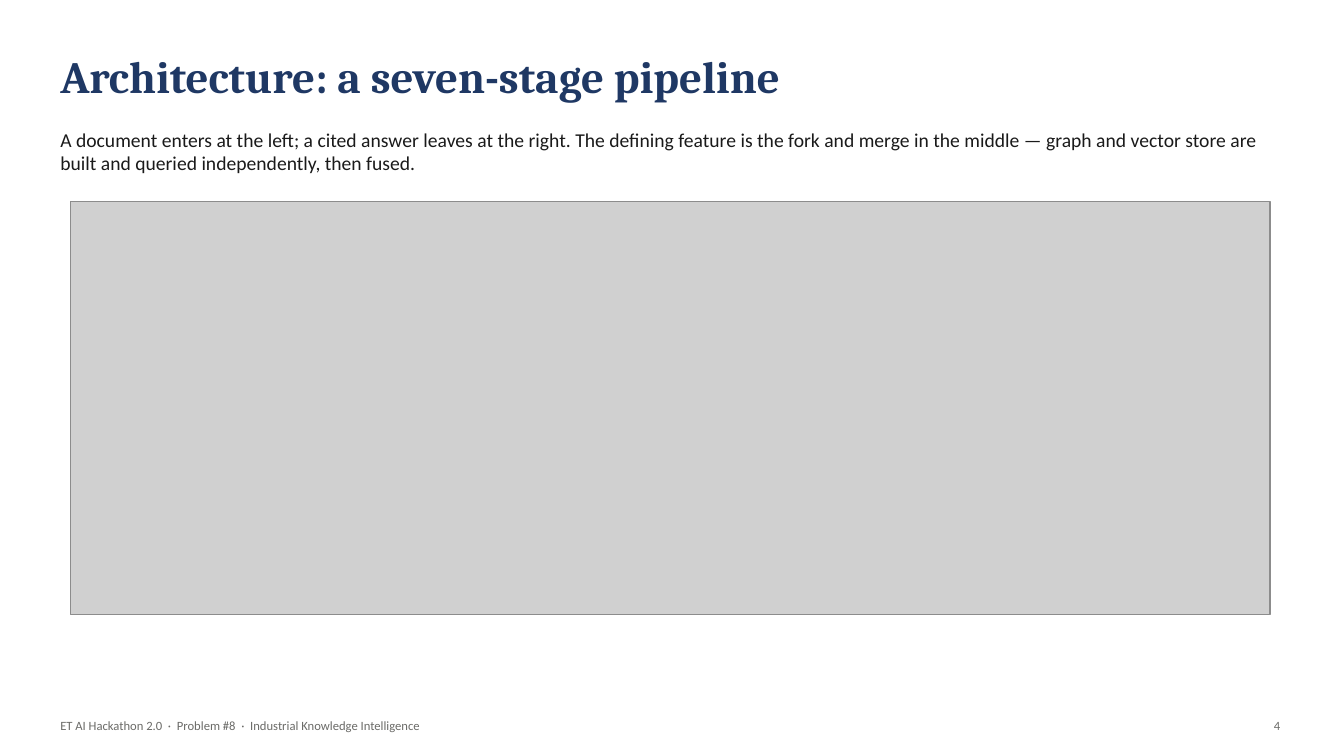
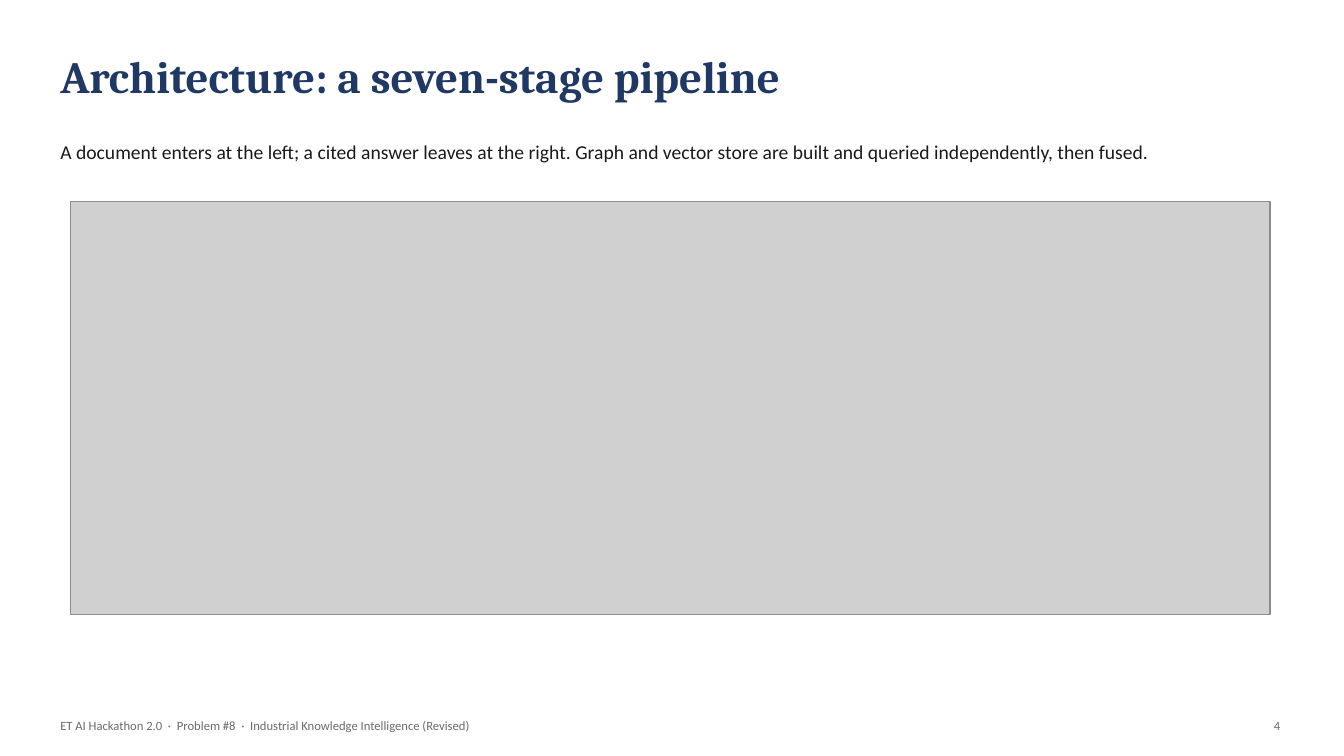
Before and after one commit to JOTHEESS/ET_HACKATHLAON-, a slide deck: slide 4 of Industrial_Knowledge_Intelligence_Deck.pptx. Drawn at 1344x756 pixels with LibreOffice and Linux fonts; fonts in the diff are those of the drawing; grey boxes stand for pictures. Boxes give left, top, right and bottom in pixels: in the first picture for what was removed or moved away, otherwise in the second. Text is boxed around its words. In the diff, an @@ line names an element or a change of style, - is before the commit and + after.

Commit message:
Update detailed document and deck with verified hardening-pass metrics (Q01 1.00, overall 0.83/0.81 @12, 0.70/0.76 @5)

```diff
--- a/Industrial_Knowledge_Intelligence_Deck.pptx
+++ b/Industrial_Knowledge_Intelligence_Deck.pptx
@@ text at bbox=[60, 145, 1148, 163]: text changed @@
-A document enters at the left; a cited answer leaves at the right. The defining feature is the fork and merge in the middle — graph and vector store are built and queried independently, then fused.
+A document enters at the left; a cited answer leaves at the right. Graph and vector store are built and queried independently, then fused.
@@ text at bbox=[60, 721, 469, 732]: text changed @@
-ET AI Hackathon 2.0 · Problem #8 · Industrial Knowledge Intelligence
+ET AI Hackathon 2.0 · Problem #8 · Industrial Knowledge Intelligence (Revised)
```
Also in this commit, not shown: 9 other slides changed, 1 slide added, 1 other file.
